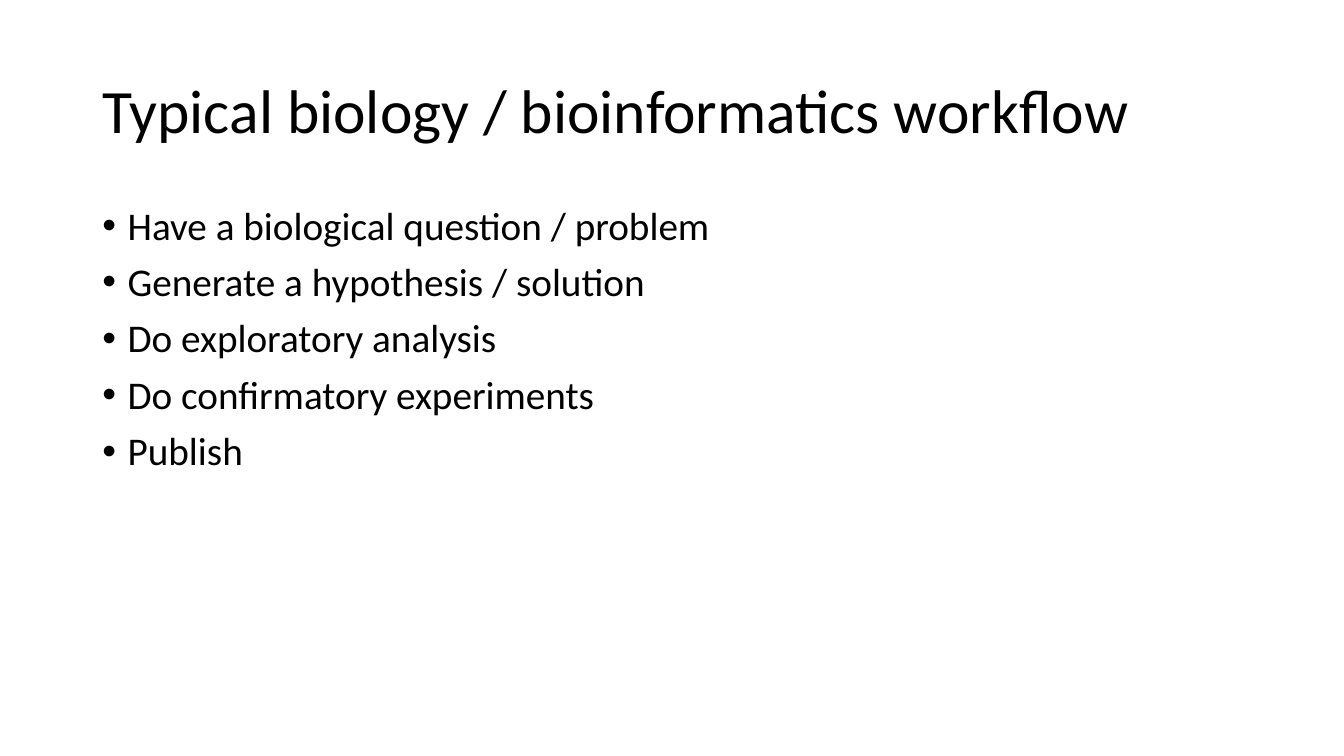
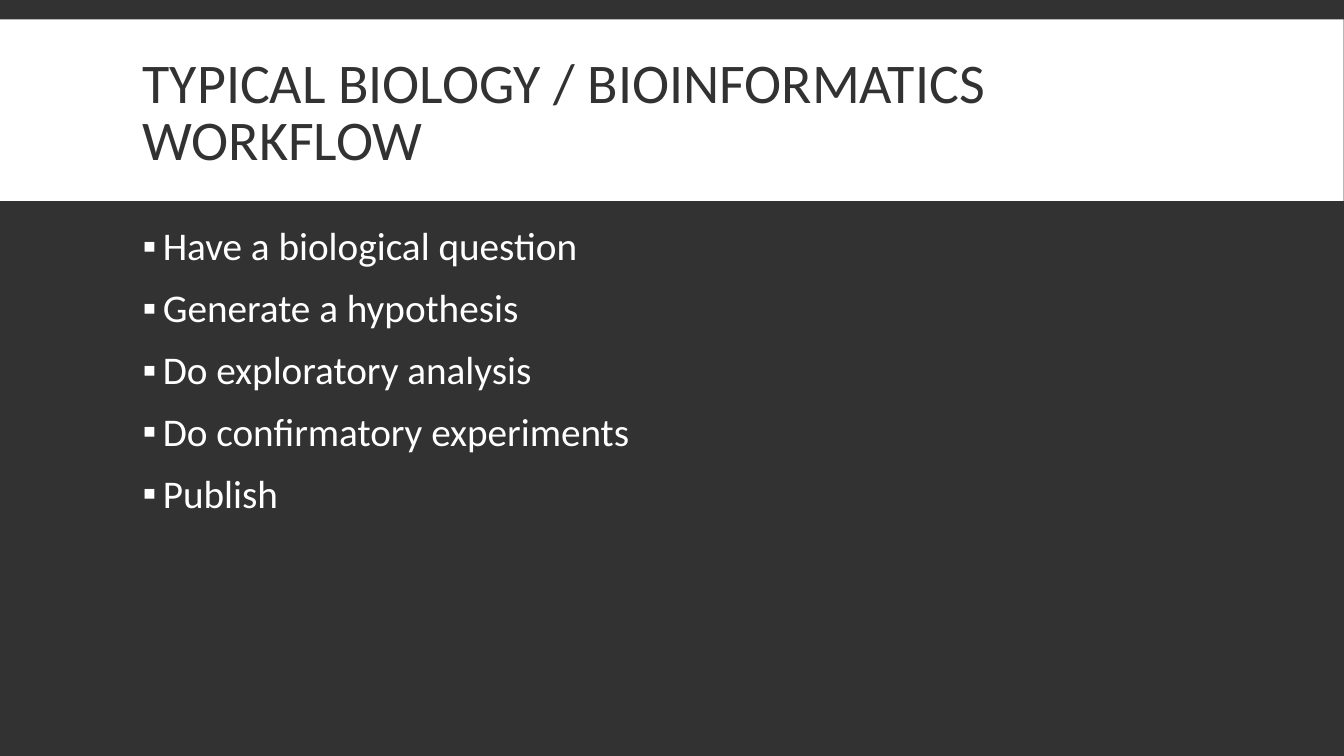
Before and after one commit to bigbioinformatics/Biomedical-ML-with-Python, a slide deck: slide 53 of Module_1/Module 1.pptx (slide 36 before the commit). Drawn at 1344x756 pixels with LibreOffice and Linux fonts; fonts in the diff are those of the drawing; background and template pictures are left out. Boxes give left, top, right and bottom in pixels: in the first picture for what was removed or moved away, otherwise in the second. Text is boxed around its words. In the diff, an @@ line names an element or a change of style, - is before the commit and + after.

```diff
--- a/Module_1/Module 1.pptx
+++ b/Module_1/Module 1.pptx
@@ background #FFFFFF to #323232 @@
@@ rectangle added at bbox=[0, 19, 1344, 201], fill #FFFFFF @@
@@ title at bbox=[143, 66, 985, 161]: text changed; size 44 to 40 pt; text colour #000000 to #323232 @@
-Typical biology / bioinformatics workflow
+TYPICAL BIOLOGY / BIOINFORMATICS WORKFLOW
@@ text "Have a biological question": place and size @@
-text "Have a biological question" at bbox=[128, 212, 709, 466]
+text "Have a biological question" at bbox=[163, 232, 629, 509]
@@ text at bbox=[163, 232, 578, 329]: text changed; text colour #000000 to #FFFFFF @@
-• Have a biological question / problem
-• Generate a hypothesis / solution
+▪ Have a biological question
+▪ Generate a hypothesis
@@ text at bbox=[163, 356, 629, 509]: text colour #000000 to #FFFFFF in "Do exploratory analysis", "Do confirmatory experiments", "Publish"; bullet • to ▪; more space between paragraphs @@
```
Also in this commit, not shown: 54 other slides changed, 28 slides added, 18 slides removed.
